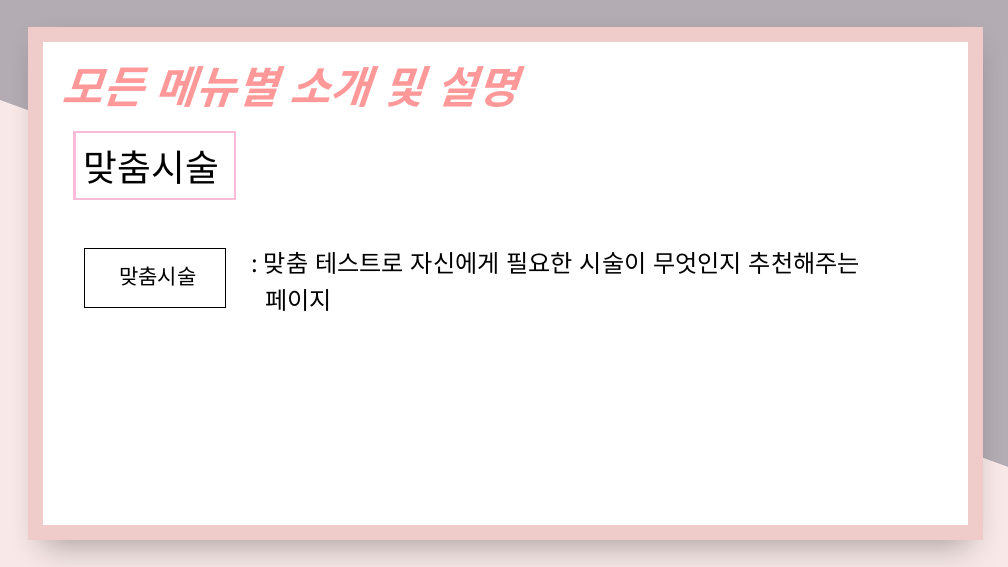
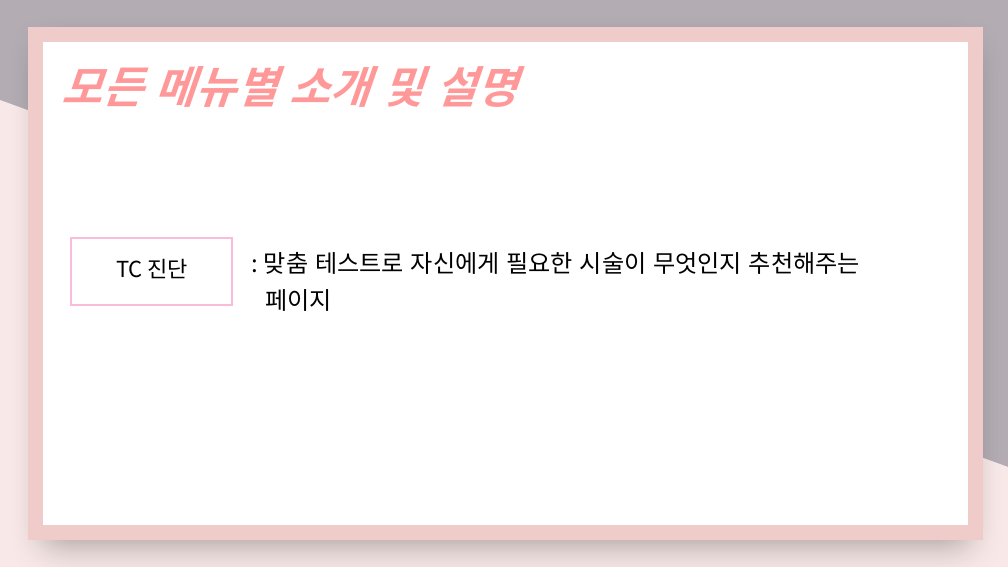
Before and after one commit to nimi2838/thecare, a slide deck: slide 26 of 졸작 기획서.pptx (slide 30 before the commit). Drawn at 1008x567 pixels with LibreOffice and Linux fonts; fonts in the diff are those of the drawing. Boxes give left, top, right and bottom in pixels: in the first picture for what was removed or moved away, otherwise in the second. Text is boxed around its words. In the diff, an @@ line names an element or a change of style, - is before the commit and + after.

```diff
--- a/졸작 기획서.pptx
+++ b/졸작 기획서.pptx
@@ text removed at (84, 150, 219, 184) @@
-맞춤시술
@@ rectangle: place and size @@
-rectangle at (75, 132, 236, 200)
+rectangle at (71, 238, 232, 306)
@@ rectangle removed at (84, 249, 225, 308) @@
@@ text added at (116, 258, 189, 279), 21 pt, text #000000 @@
+TC 진단
@@ text removed at (119, 266, 196, 286) @@
-맞춤시술
```
Also in this commit, not shown: 7 other slides changed, 2 slides removed, 1 other file.
